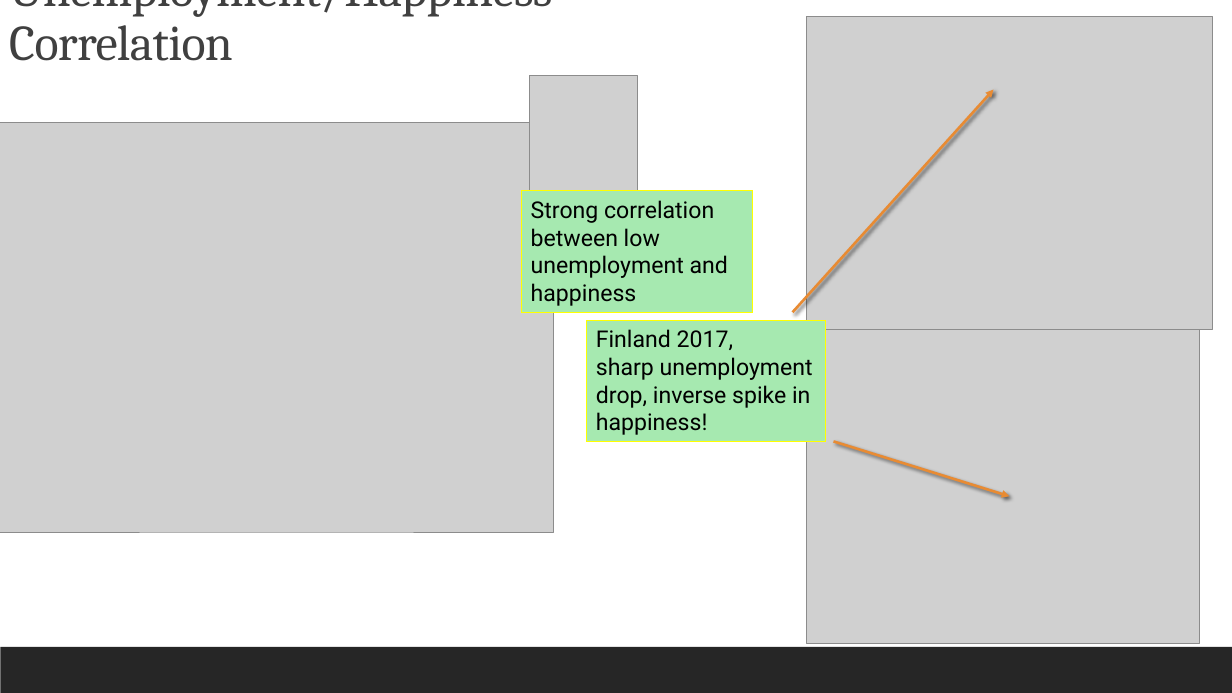
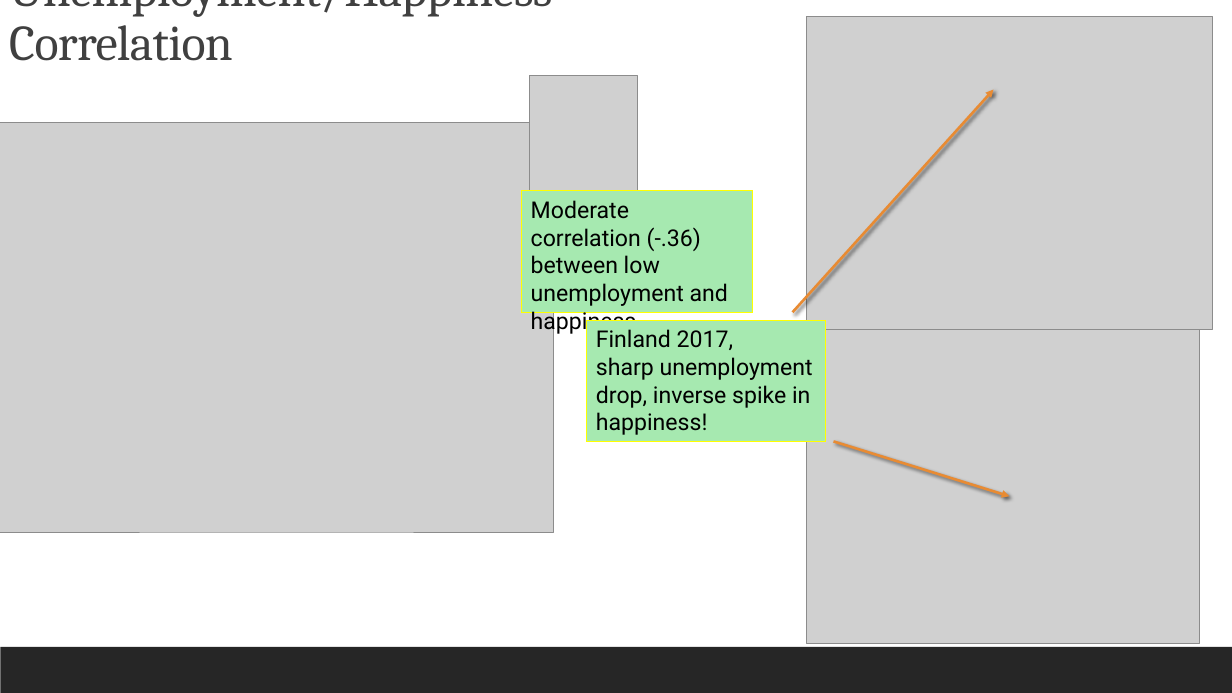
Before and after one commit to reginesgit/Factors-Contributing-to-a-Countrys-Happiness, a slide deck: slide 10 of Anaconda_Results_Presentation.pptx. Drawn at 1232x693 pixels with LibreOffice and Linux fonts; fonts in the diff are those of the drawing; grey boxes stand for pictures. Boxes give left, top, right and bottom in pixels: in the first picture for what was removed or moved away, otherwise in the second. Text is boxed around its words. In the diff, an @@ line names an element or a change of style, - is before the commit and + after.

```diff
--- a/Anaconda_Results_Presentation.pptx
+++ b/Anaconda_Results_Presentation.pptx
@@ text in rectangle at box(531, 200, 728, 334): text changed @@
-Strong correlation between low unemployment and happiness
+Moderate correlation (-.36) between low unemployment and happiness
```
Also in this commit, not shown: 7 other slides changed, 1 slide added, 1 slide removed, 2 other files.
